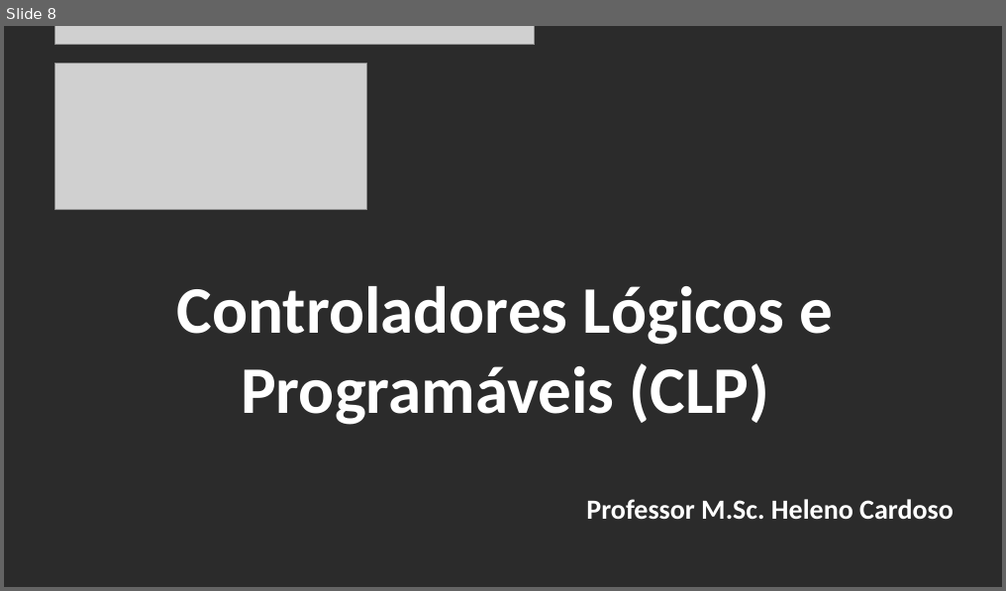
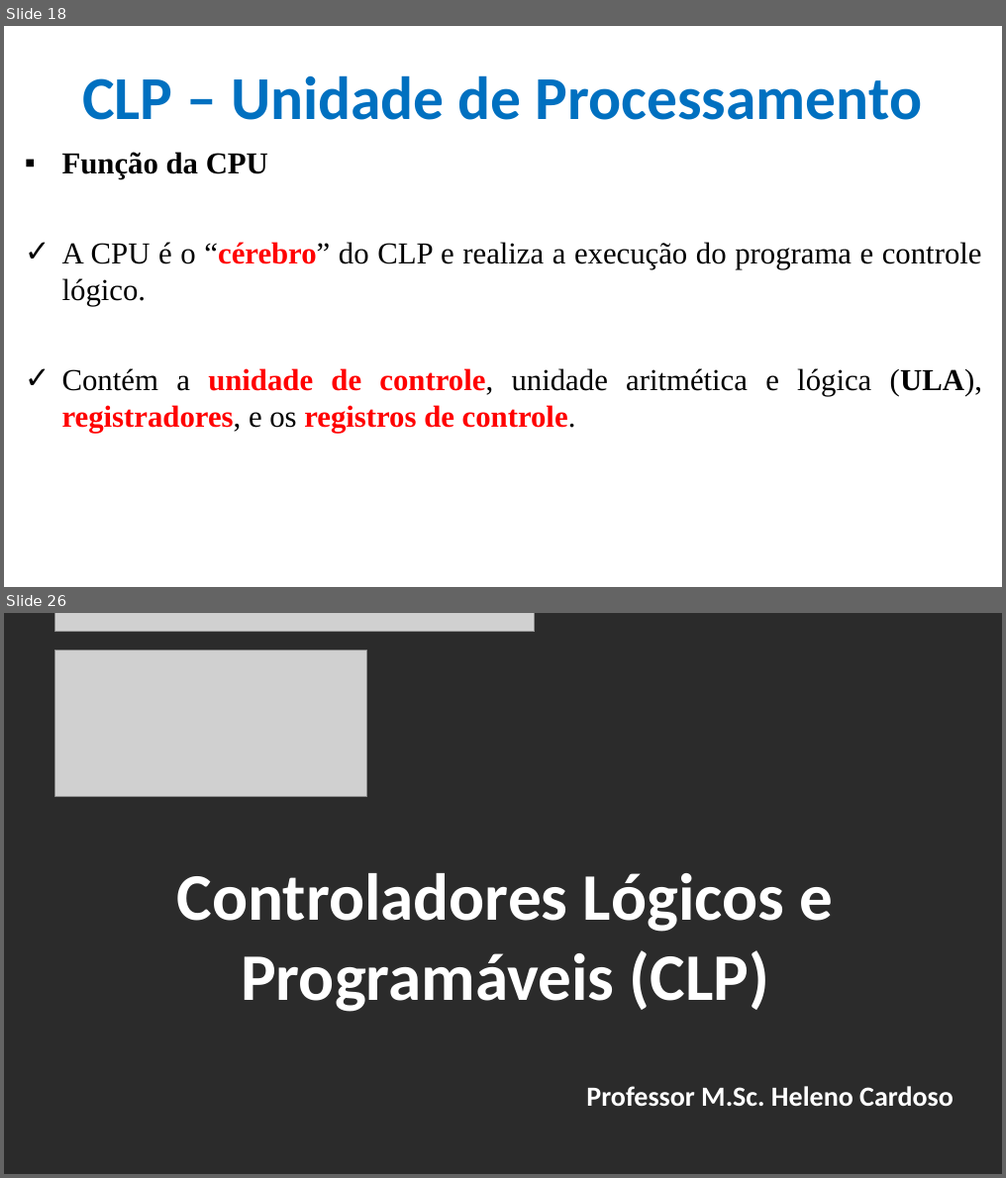
Before and after one commit to CloudEducationBrazil/WydenUniRuyControladoresLogicosProgCLP, a slide deck: 01 Classes/Aula2 - CLP - Arquitetura.pptx. Shown one above the other, each under a label of ours: slide 8 before the commit, slides 18 and 26 after it; the slides between them are not shown. The pictures are 1006x591 and 1006x1178 pixels, drawn with LibreOffice and Linux fonts; fonts in the diff are those of the drawing; grey boxes stand for pictures; background and template pictures are left out; a plain dark background stands for a picture behind light text. Boxes give left, top, right and bottom in pixels: in the first picture for what was removed or moved away, otherwise in the second. Text is boxed around its words. In the diff, an @@ line names an element or a change of style, - is before the commit and + after.

```diff
--- a/01 Classes/Aula2 - CLP - Arquitetura.pptx
+++ b/01 Classes/Aula2 - CLP - Arquitetura.pptx
@@ slide 18 added at [4,26,1002,587], background picture (left out) @@
@@ title added at [82,76,923,120], 44 pt, text #0070C0, bold @@
+CLP – Unidade de Processamento
@@ text added at [62,152,982,433], 22 pt, text #000000 @@
+▪ Função da CPU
+✓ A CPU é o “cérebro” do CLP e realiza a execução do programa e controle lógico.
+✓ Contém a unidade de controle, unidade aritmética e lógica (ULA), registradores, e os registros de controle.
@@ what was slide 8 is now slide 26 @@
```
Also in this commit, not shown: 5 slides changed, 17 other slides added, 2 other files.
